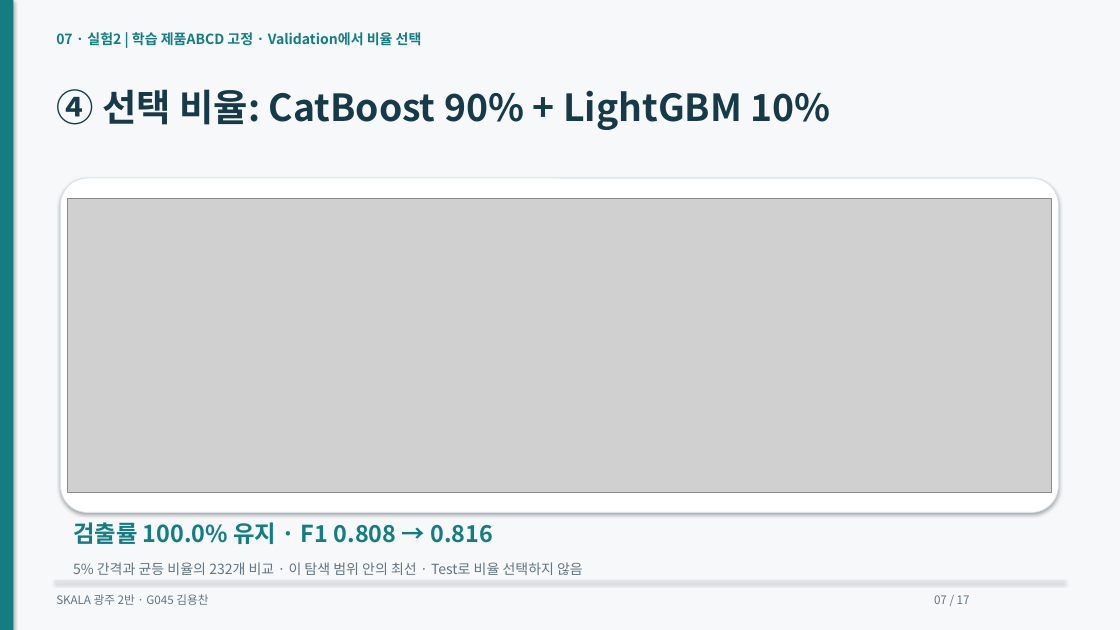
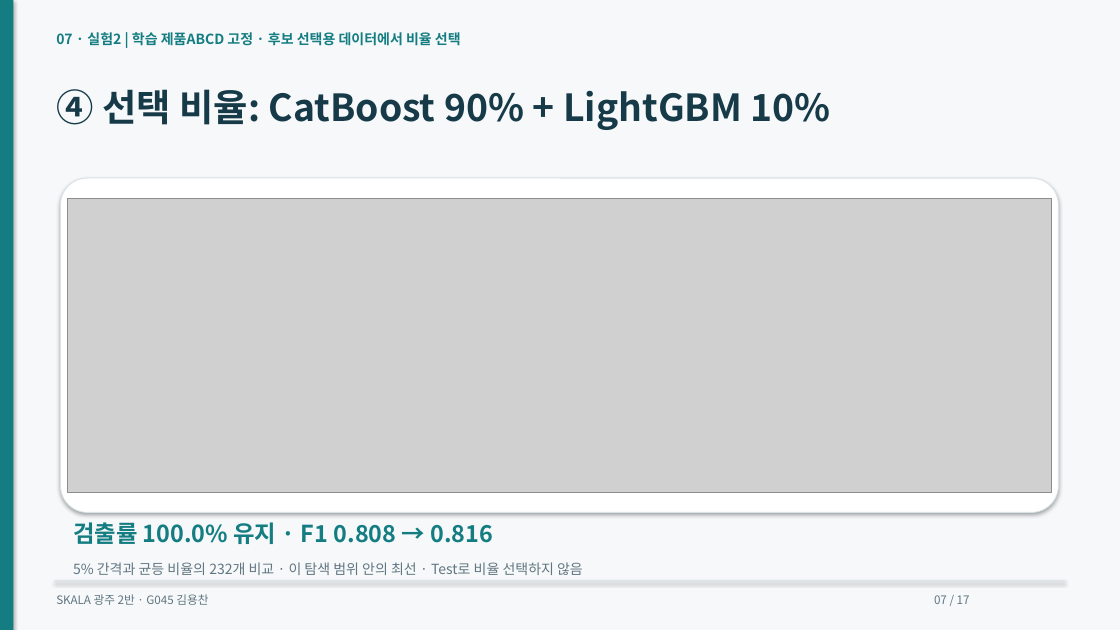
Before and after one commit to dragonchan95/Semiconductor-AI-Agent, a slide deck: slide 7 of docs/G045_Semiconductor_Agent.pptx. Drawn at 1120x630 pixels with LibreOffice and Linux fonts; fonts in the diff are those of the drawing; grey boxes stand for pictures. Boxes give left, top, right and bottom in pixels: in the first picture for what was removed or moved away, otherwise in the second. Text is boxed around its words. In the diff, an @@ line names an element or a change of style, - is before the commit and + after.

```diff
--- a/docs/G045_Semiconductor_Agent.pptx
+++ b/docs/G045_Semiconductor_Agent.pptx
@@ text at (56, 32, 461, 46): text changed @@
-07 · 실험2 | 학습 제품ABCD 고정 · Validation에서 비율 선택
+07 · 실험2 | 학습 제품ABCD 고정 · 후보 선택용 데이터에서 비율 선택
```
Also in this commit, not shown: 7 other slides changed, 5 other files.
